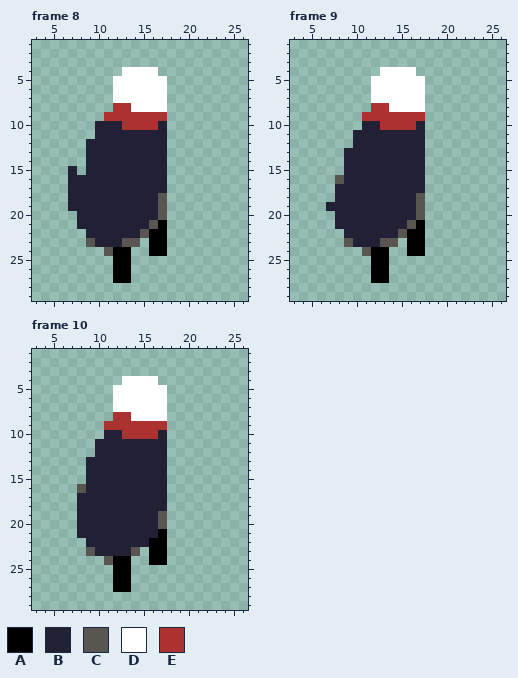
Pixel-art file: aseprite/finalized/attack/Sattack2.aseprite. Above: the version before the commit.
32x32 pixels, 10 frames. Shown: frame 8: x 3..26, y 1..29; frame 9: x 3..26, y 1..29; frame 10: x 3..26, y 1..29. The commit also changed other frames, which this record leaves out.
Visible layers, top first: "head", "cape", "arms", "legs".
Palette (. is transparent): A #000000  B #222034  C #595652  D #ffffff  E #ac3232
Pixels before, frame 8, first column x 7:
 4 ......DDDD.
 5 .....DDDDDD
 6 .....DDDDDD
 7 .....DDDDDD
 8 .....EEDDDD
 9 ....EEEEEEE
10 ...BBBEEEEB
11 ...BBBBBBBB
12 ..BBBBBBBBB
13 ..BBBBBBBBB
14 ..BBBBBBBBB
15 B.BBBBBBBBB
16 BBBBBBBBBBB
17 BBBBBBBBBBB
18 BBBBBBBBBBC
19 BBBBBBBBBBC
20 .BBBBBBBBBC
21 .BBBBBBBBCA
22 ..BBBBBBCAA
23 ..CBBBCC.AA
24 ....CAA..AA
25 .....AA....
26 .....AA....
27 .....AA....
Pixels before, frame 9, first column x 7:
 4 ......DDDD.
 5 .....DDDDDD
 6 .....DDDDDD
 7 .....DDDDDD
 8 .....EEDDDD
 9 ....EEEEEEE
10 ....BBEEEEB
11 ...BBBBBBBB
12 ...BBBBBBBB
13 ..BBBBBBBBB
14 ..BBBBBBBBB
15 ..BBBBBBBBB
16 .CBBBBBBBBB
17 .BBBBBBBBBB
18 .BBBBBBBBBC
19 BBBBBBBBBBC
20 .BBBBBBBBBC
21 .BBBBBBBBCA
22 ..BBBBBBCAA
23 ..CBBBCC.AA
24 ....CAA..AA
25 .....AA....
26 .....AA....
27 .....AA....
Pixels before, frame 10, first column x 8:
 4 .....DDDD.
 5 ....DDDDDD
 6 ....DDDDDD
 7 ....DDDDDD
 8 ....EEDDDD
 9 ...EEEEEEE
10 ...BBEEEEB
11 ..BBBBBBBB
12 ..BBBBBBBB
13 .BBBBBBBBB
14 .BBBBBBBBB
15 .BBBBBBBBB
16 CBBBBBBBBB
17 BBBBBBBBBB
18 BBBBBBBBBB
19 BBBBBBBBBC
20 BBBBBBBBBC
21 BBBBBBBBBA
22 .BBBBBBBAA
23 .CBBBBC.AA
24 ...CAA..AA
25 ....AA....
26 ....AA....
27 ....AA....
Now the later version:
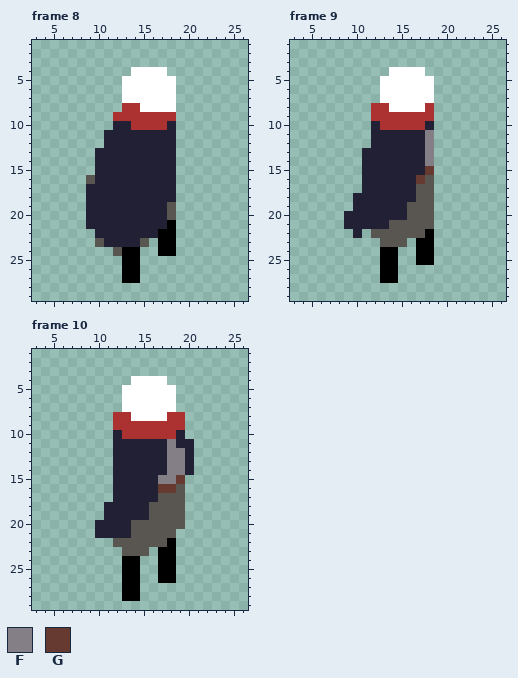
Colours new in this view: F #847e87  G #663931
Change:
Changed rows in their new state; - is an unchanged pixel.
Frame 8:
first column x 7:
 4 ------.---D-
 5 -----.-----D
 6 -----.-----D
 7 -----.-----D
 8 -----.-E---D
 9 ----.------E
10 ---..-B---EB
11 ---.-------B
12 --..-------B
13 --.--------B
14 --.--------B
15 .-.--------B
16 ..C--------B
17 ..---------B
18 ..--------BB
19 ..--------BC
20 -.--------BC
21 -.-------BBA
22 --.-----BB-A
23 --.C--BBC.-A
24 ----.C-A-.-A
25 -----.-A----
26 -----.-A----
27 -----.-A----
Frame 9:
first column x 7:
 4 ------.---D-
 5 -----.-----D
 6 -----.-----D
 7 -----.-----D
 8 -----------E
 9 ----.------E
10 ----.-----EB
11 ---..------F
12 ---..------F
13 --..-------F
14 --..-------F
15 --..-------G
16 -...------GC
17 -...------CC
18 -..--------C
19 ...------C-C
20 -.-------C-C
21 -.-----CC-CC
22 --.-.CCC-CCA
23 --....--C.-A
24 ----..-A-.-A
25 -----.-A--AA
26 -----.-A----
27 -----.-A----
Frame 10:
first column x 8:
 4 -----.---D---
 5 ----.-----D--
 6 ----.-----D--
 7 ----.-----D--
 8 ----------EE-
 9 ---.------EE-
10 ---.-----EEB-
11 --..------FBB
12 --..------FFB
13 -...------FFB
14 -...------FFB
15 -...-----FFG-
16 ....-----GGC-
17 ....-----CCC-
18 ...-----CCCC-
19 ...-----C-CC-
20 ..----CCC-CC-
21 ..----CCCCC--
22 -...CCCCCCA--
23 -....C-C.-A--
24 ---..-A-.-A--
25 ----.-A--AA--
26 ----.-A--AA--
27 ----.-A------
28 -----AA------
